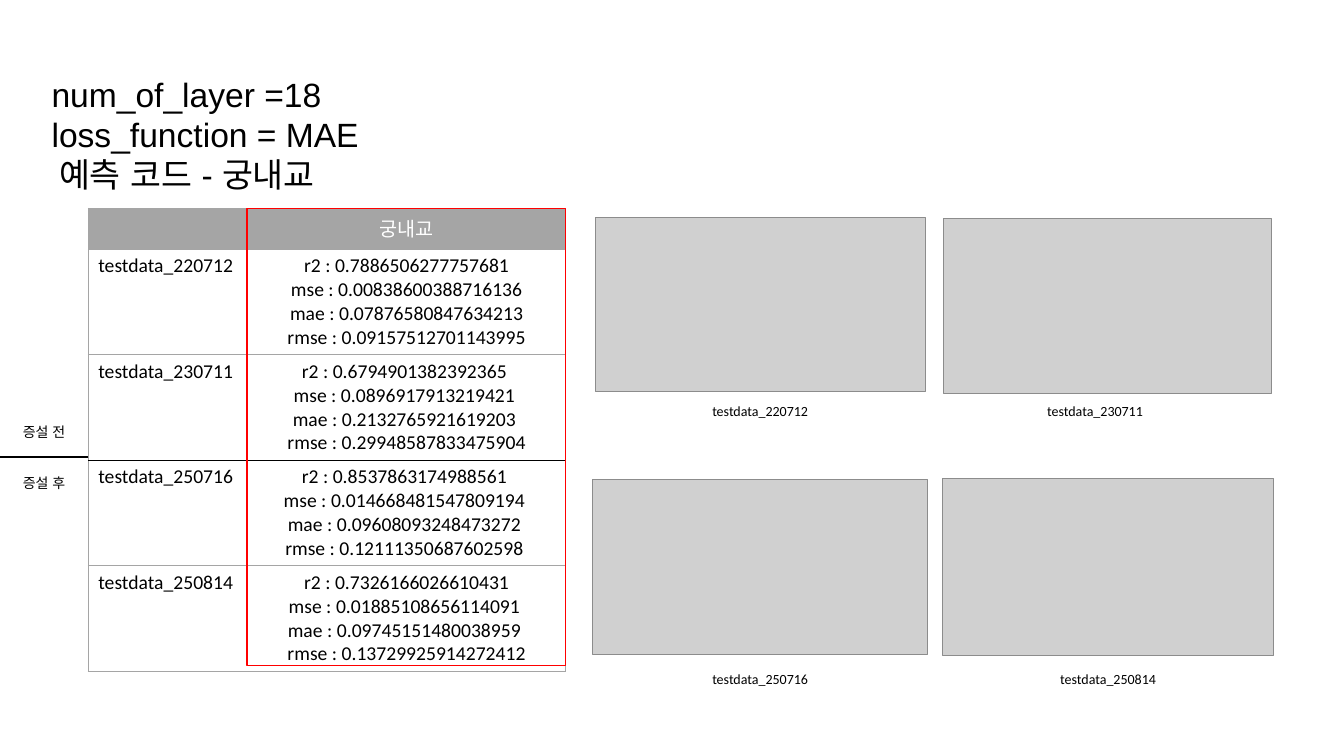
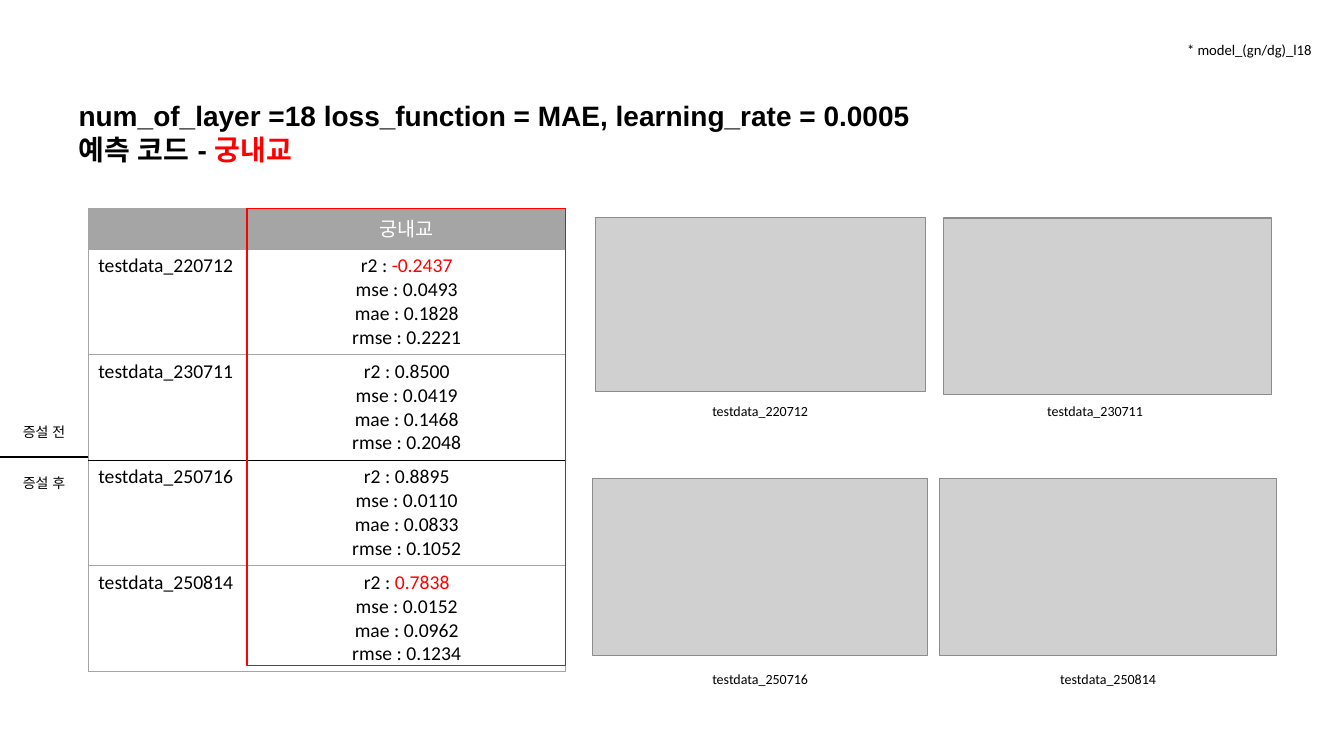
Before and after one commit to JEONGMIN0000/TrainDataCreater_LSTM, a slide deck: slide 5 of ParallelLSTM/result/성능개선 3 결과.pptx (slide 10 before the commit). Drawn at 1344x756 pixels with LibreOffice and Linux fonts; fonts in the diff are those of the drawing; grey boxes stand for pictures. Boxes give left, top, right and bottom in pixels: in the first picture for what was removed or moved away, otherwise in the second. Text is boxed around its words. In the diff, an @@ line names an element or a change of style, - is before the commit and + after.

```diff
--- a/ParallelLSTM/result/성능개선 3 결과.pptx
+++ b/ParallelLSTM/result/성능개선 3 결과.pptx
@@ text added at [1198,44,1312,58], 10.5 pt, text #000000 @@
+* model_(gn/dg)_l18
@@ text "num_of_layer =18 loss_function = MAE, ...": place and size @@
-text "num_of_layer =18 loss_function = MAE, ..." at [52,82,359,190]
+text "num_of_layer =18 loss_function = MAE, ..." at [79,105,910,163]
@@ text at [79,105,910,131]: text changed; size 24 to 20 pt; bold on @@
-num_of_layer =18
-loss_function = MAE
+num_of_layer =18 loss_function = MAE, learning_rate = 0.0005
@@ text at [79,136,292,163]: size 24 to 20 pt, bold on in "예측 코드 - 궁내교"; text colour #000000 to #FF0000 in "궁내교" @@
@@ table at [89,209,567,670] @@
-row 2, column 2: r2 : 0.7886506277757681 / mse : 0.00838600388716136 / mae : 0.07876580847634213 / rmse : 0.09157512701143995
+row 2, column 2: r2 : -0.2437 / mse : 0.0493 / mae : 0.1828 / rmse : 0.2221
-row 3, column 2: r2 : 0.6794901382392365 / mse : 0.0896917913219421 / mae : 0.2132765921619203 / rmse : 0.29948587833475904
+row 3, column 2: r2 : 0.8500 / mse : 0.0419 / mae : 0.1468 / rmse : 0.2048
-row 4, column 2: r2 : 0.8537863174988561 / mse : 0.014668481547809194 / mae : 0.09608093248473272 / rmse : 0.12111350687602598
+row 4, column 2: r2 : 0.8895 / mse : 0.0110 / mae : 0.0833 / rmse : 0.1052
-row 5, column 2: r2 : 0.7326166026610431 / mse : 0.01885108656114091 / mae : 0.09745151480038959 / rmse : 0.13729925914272412
+row 5, column 2: r2 : 0.7838 / mse : 0.0152 / mae : 0.0962 / rmse : 0.1234
```
Also in this commit, not shown: 8 other slides changed, 9 slides removed, 1 other file.
